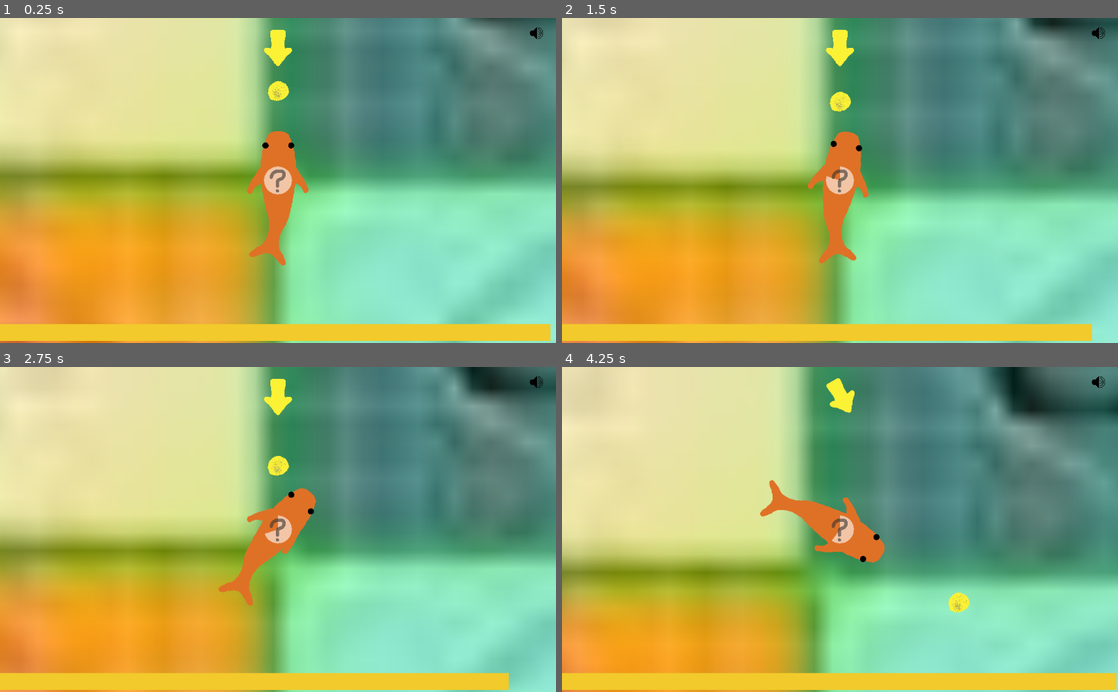
Above: before the commit, frames 1-4 (two rows, left to right).
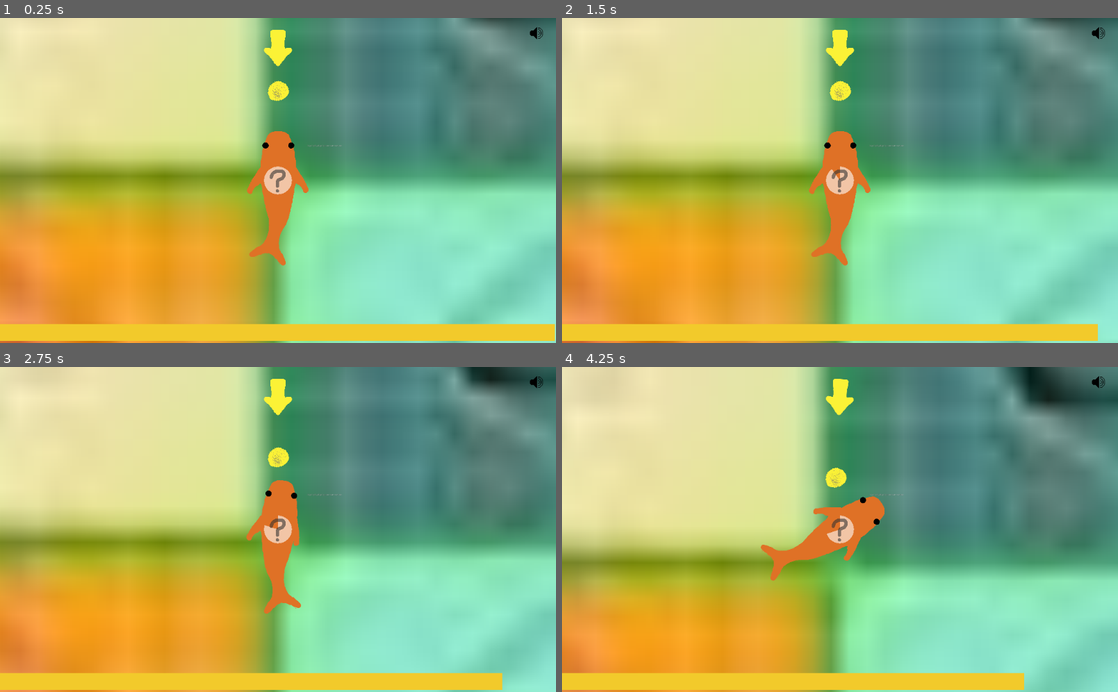
Above: after the commit, the same moments.

Repository: JordanLevy/LudumDare51
Game: Godot game, scene res://Scenes/Main.tscn
Same seed, same stepped clock (60 frames per second), same inputs: the game is played once before the commit and once after it.
Inputs:
- Up to frame 1 (0.25 s): no input
- Up to frame 2 (1.5 s): tap Enter at 0.5 s; hold W 0.53-1.28 s; tap Q at 0.6 s; tap Space at 0.77, 1.07 s; tap O at 0.8, 1.35 s
- Up to frame 3 (2.75 s): tap Space at 1.52, 1.82, 2.3 s; tap P at 1.55, 2.1 s; hold W from 2.03 s (still down)
- Up to frame 4 (4.25 s): tap Space at 2.85, 3.02, 3.32, 3.77, 4.07 s; tap Q at 3.05, 3.6 s; release W at 3.53 s; tap O at 3.8 s

The runs differ from the first frame. In frame 1, less than 0.1% of the frame differs, in the area x 55-100%, y 39-100%; in frame 2, 10%; in frame 3, 8.5%; in frame 4, 22%, in the area x 0-100%, y 0-100%.

Commit message:
Game states and signals

Diff:
--- a/Game/Scenes/FishMotion.gd
+++ b/Game/Scenes/FishMotion.gd
@@ -7,15 +7,16 @@
 export(NodePath) onready var splash_sound = get_node(splash_sound) as AudioStreamPlayer
 
 var controls_list : Array = [KEY_Q, KEY_W, KEY_O, KEY_P]
-var lf_key #left flipper
-var rf_key #right flipper
-var lt_key #left tail
-var rt_key #right tail
 
 var lf_down = false
 var rf_down = false
 var lt_down = false
 var rt_down = false
+
+var lf_key = controls_list[0]
+var rf_key = controls_list[1]
+var lt_key = controls_list[2]
+var rt_key = controls_list[3]
 
 var tail_side = -1
 
@@ -30,11 +31,25 @@
 func display():
 	print(controls_list)
 
+func on_main_menu():
+	controls_list = [KEY_Q, KEY_W, KEY_O, KEY_P]
+	global_position = Vector2.ZERO
+	global_rotation = 0
+	shuffle()
+	display()
+
+func on_start_game():
+	display()
+
+func on_game_over():
+	pass
+
 func _ready():
+	GameEvents.connect("MainMenu", self, 'on_main_menu')
+	GameEvents.connect("StartGame", self, 'on_start_game')
+	GameEvents.connect("GameOver", self, 'on_game_over')
 	GameEvents.connect("ForgetControls", self, "shuffle")
 	#randomize()
-	shuffle()
-	display()
 
 func _physics_process(delta):
 	var flipper_side = 0
@@ -68,7 +83,7 @@
 		splash_sound.play()
 	apply_impulse(Vector2.ZERO, -transform.y * 10)
 
-func _input(event):
+func game_input(event):
 	if event is InputEventKey and event.pressed:
 		if event.scancode == lf_key:
 			if not lf_down:
@@ -101,3 +116,16 @@
 			if lt_down and tail_side == 1:
 				thrust(-1)
 			rt_down = false
+
+func _input(event):
+	print(GameEvents.game_state)
+	if GameEvents.game_state == GameEvents.MAIN_MENU:
+		if event is InputEventKey and event.pressed:
+			if event.scancode == KEY_SPACE:
+				GameEvents.emit_signal("StartGame")
+	elif GameEvents.game_state == GameEvents.PLAYING:
+		game_input(event)
+	elif GameEvents.game_state == GameEvents.GAME_OVER:
+		if event is InputEventKey and event.pressed:
+			if event.scancode == KEY_SPACE:
+				GameEvents.emit_signal("MainMenu")
--- a/Game/Scenes/GameEvents.gd
+++ b/Game/Scenes/GameEvents.gd
@@ -1,7 +1,33 @@
 extends Node
+
+const MAIN_MENU = 0
+const PLAYING = 1
+const GAME_OVER = 2
+
+var game_state = MAIN_MENU
+
+signal MainMenu
+
+signal StartGame
+
+signal GameOver
 
 signal FoodEaten
 
 signal NewFood(position)
 
 signal ForgetControls
+
+func _ready():
+	connect("MainMenu", self, "on_main_menu")
+	connect("StartGame", self, "on_start_game")
+	connect("GameOver", self, "on_game_over")
+
+func on_main_menu():
+	game_state = MAIN_MENU
+
+func on_start_game():
+	game_state = PLAYING
+
+func on_game_over():
+	game_state = GAME_OVER
--- a/Game/Scenes/Main.tscn
+++ b/Game/Scenes/Main.tscn
@@ -11,7 +11,7 @@
 [ext_resource path="res://Assets/UI/Arrow.png" type="Texture" id=9]
 [ext_resource path="res://Scenes/Arrow.gd" type="Script" id=10]
 [ext_resource path="res://Scenes/Music.tscn" type="PackedScene" id=11]
-[ext_resource path="res://Assets/Audio/Splash.mp3" type="AudioStream" id=12]
+[ext_resource path="res://Assets/Audio/swim_sound_effect1.wav" type="AudioStream" id=12]
 [ext_resource path="res://Scenes/Glub.gd" type="Script" id=13]
 [ext_resource path="res://Assets/Audio/glub_sound_effect2.wav" type="AudioStream" id=14]
 [ext_resource path="res://Assets/Audio/glub_sound_effect1.wav" type="AudioStream" id=15]
@@ -1124,4 +1124,11 @@
 tint_progress = Color( 1, 1, 1, 0.588235 )
 script = ExtResource( 8 )
 
+[node name="Label" type="Label" parent="Camera2D"]
+margin_left = 161.0
+margin_top = -199.0
+margin_right = 353.0
+margin_bottom = -148.0
+text = "fdgdfgdfgdfgdfgrrwerwerwerwe"
+
 [node name="Music" parent="." instance=ExtResource( 11 )]
--- a/Game/Scenes/ProgressBar.gd
+++ b/Game/Scenes/ProgressBar.gd
@@ -5,13 +5,24 @@
 # var a = 2
 # var b = "text"
 
-var hunger_per_second = 3
+var hunger_per_second = 5
 
 # Called when the node enters the scene tree for the first time.
 func _ready():
+	GameEvents.connect("MainMenu", self, 'on_main_menu')
+	GameEvents.connect("StartGame", self, 'on_start_game')
+	GameEvents.connect("GameOver", self, 'on_game_over')
 	GameEvents.connect("FoodEaten", self, 'on_food_eaten')
 	pass # Replace with function body.
 
+func on_main_menu():
+	value = 0
+
+func on_start_game():
+	value = 100
+
+func on_game_over():
+	pass
 
 func on_food_eaten():
 	value += 20
@@ -19,4 +30,8 @@
 		value = max_value
 
 func _process(delta):
+	if GameEvents.game_state != GameEvents.PLAYING:
+		return
 	value -= hunger_per_second * delta
+	if value <= 0:
+		GameEvents.emit_signal("GameOver")
--- a/Game/Scripts/ForgetTimer.gd
+++ b/Game/Scripts/ForgetTimer.gd
@@ -2,13 +2,25 @@
 
 var timer = 10.0
 
-# Called when the node enters the scene tree for the first time.
 func _ready():
-	pass # Replace with function body.
+	GameEvents.connect("MainMenu", self, 'on_main_menu')
+	GameEvents.connect("StartGame", self, 'on_start_game')
+	GameEvents.connect("GameOver", self, 'on_game_over')
 
+func on_main_menu():
+	timer = 10.0
+	value = 100
 
-# Called every frame. 'delta' is the elapsed time since the previous frame.
+func on_start_game():
+	timer = 10.0
+	value = 100
+
+func on_game_over():
+	pass
+
 func _process(delta):
+	if GameEvents.game_state != GameEvents.PLAYING:
+		return
 	timer -= delta
 	value = round(timer) * 10
 	if timer <= 0:
Not shown, added: Game/Assets/Audio/swim_sound_effect1.wav.import
Not shown, added: Game/Assets/Audio/swim_sound_effect2.wav.import
Not shown, added: Game/Assets/Audio/swim_sound_effect3.wav.import
Not shown, added: Game/Assets/Audio/swim_sound_effect1.wav
Not shown, added: Game/Assets/Audio/swim_sound_effect2.wav
Not shown, added: Game/Assets/Audio/swim_sound_effect3.wav
